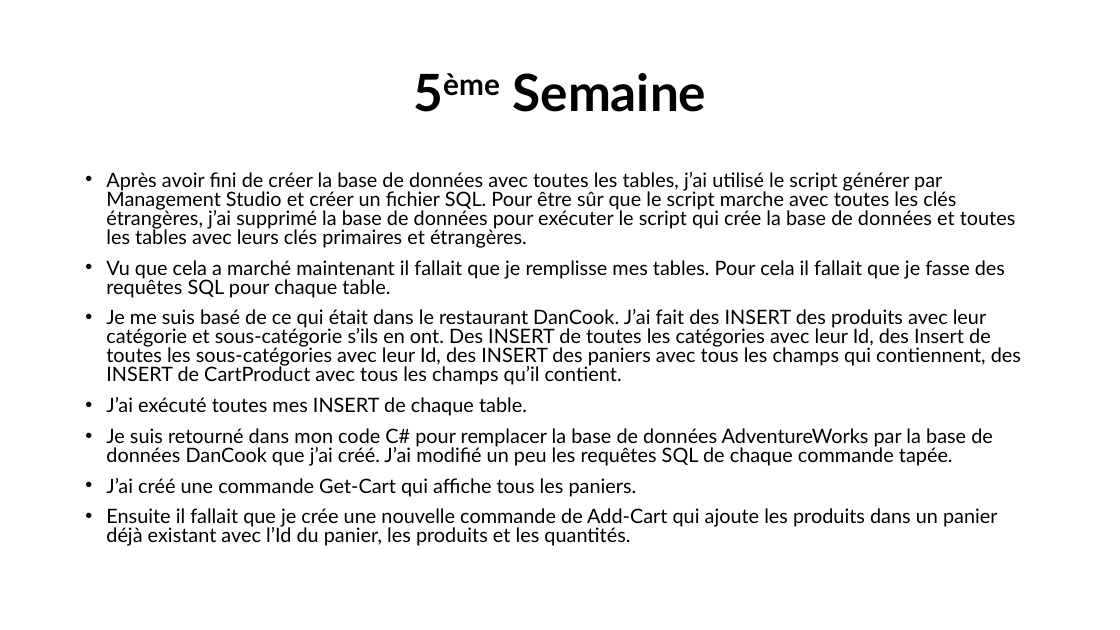
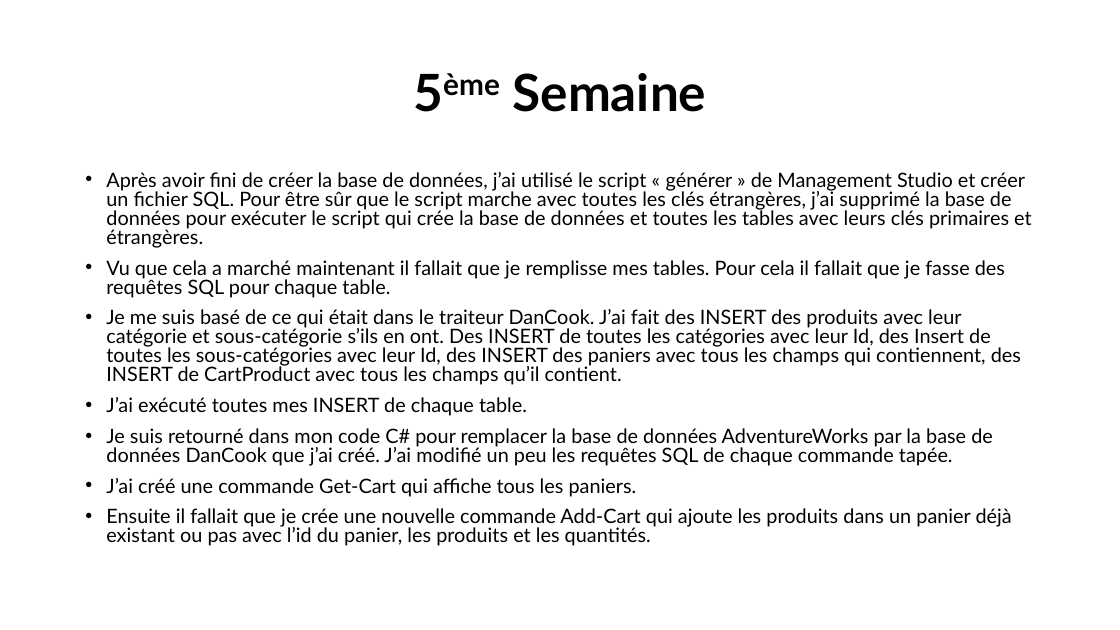
Before and after one commit to alimakri/DanCookStage, a slide deck: slide 15 of Documents/DanCook_Stage.pptx. Drawn at 1120x630 pixels with LibreOffice and Linux fonts; fonts in the diff are those of the drawing. Boxes give left, top, right and bottom in pixels: in the first picture for what was removed or moved away, otherwise in the second. Text is boxed around its words. In the diff, an @@ line names an element or a change of style, - is before the commit and + after.

```diff
--- a/Documents/DanCook_Stage.pptx
+++ b/Documents/DanCook_Stage.pptx
@@ text at (106,172,1032,248): text changed @@
-• Après avoir fini de créer la base de données avec toutes les tables, j’ai utilisé le script générer par Management Studio et créer un fichier SQL. Pour être sûr que le script marche avec toutes les clés étrangères, j’ai supprimé la base de données pour exécuter le script qui crée la base de données et toutes les tables avec leurs clés primaires et étrangères.
+• Après avoir fini de créer la base de données, j’ai utilisé le script « générer » de Management Studio et créer un fichier SQL. Pour être sûr que le script marche avec toutes les clés étrangères, j’ai supprimé la base de données pour exécuter le script qui crée la base de données et toutes les tables avec leurs clés primaires et étrangères.
@@ text at (106,309,1021,385): text changed @@
-• Je me suis basé de ce qui était dans le restaurant DanCook. J’ai fait des INSERT des produits avec leur catégorie et sous-catégorie s’ils en ont. Des INSERT de toutes les catégories avec leur Id, des Insert de toutes les sous-catégories avec leur Id, des INSERT des paniers avec tous les champs qui contiennent, des INSERT de CartProduct avec tous les champs qu’il contient.
+• Je me suis basé de ce qui était dans le traiteur DanCook. J’ai fait des INSERT des produits avec leur catégorie et sous-catégorie s’ils en ont. Des INSERT de toutes les catégories avec leur Id, des Insert de toutes les sous-catégories avec leur Id, des INSERT des paniers avec tous les champs qui contiennent, des INSERT de CartProduct avec tous les champs qu’il contient.
@@ text at (106,508,1012,546): text changed @@
-• Ensuite il fallait que je crée une nouvelle commande de Add-Cart qui ajoute les produits dans un panier déjà existant avec l’Id du panier, les produits et les quantités.
+• Ensuite il fallait que je crée une nouvelle commande Add-Cart qui ajoute les produits dans un panier déjà existant ou pas avec l’id du panier, les produits et les quantités.
```
Also in this commit, not shown: 7 other slides changed.
